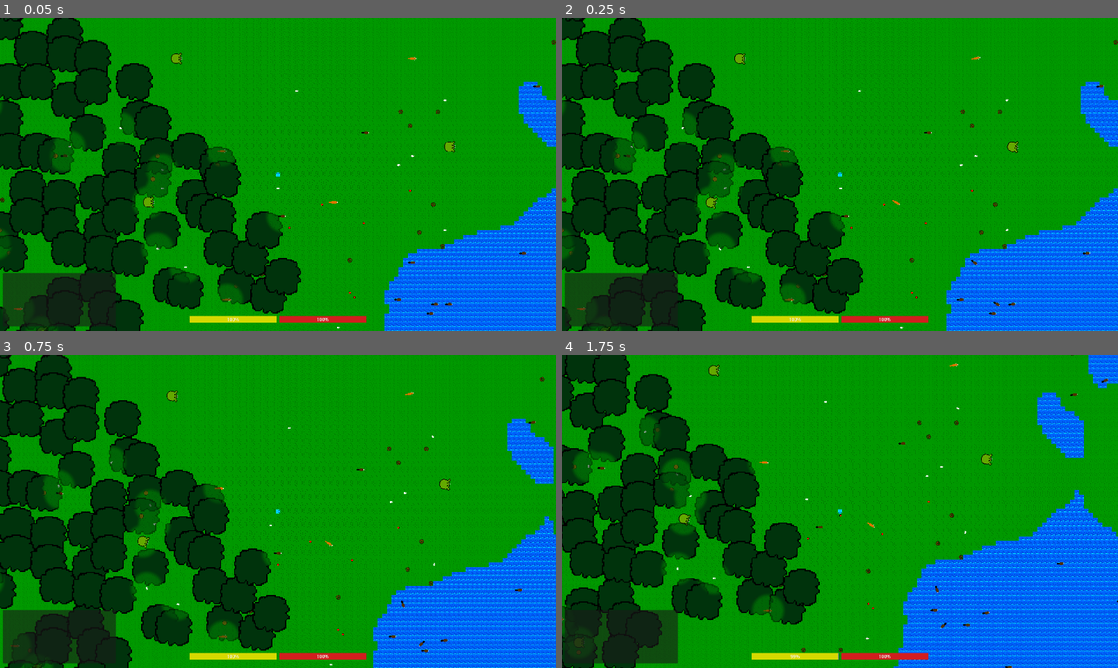
Above: before the commit, frames 1-4 (two rows, left to right).
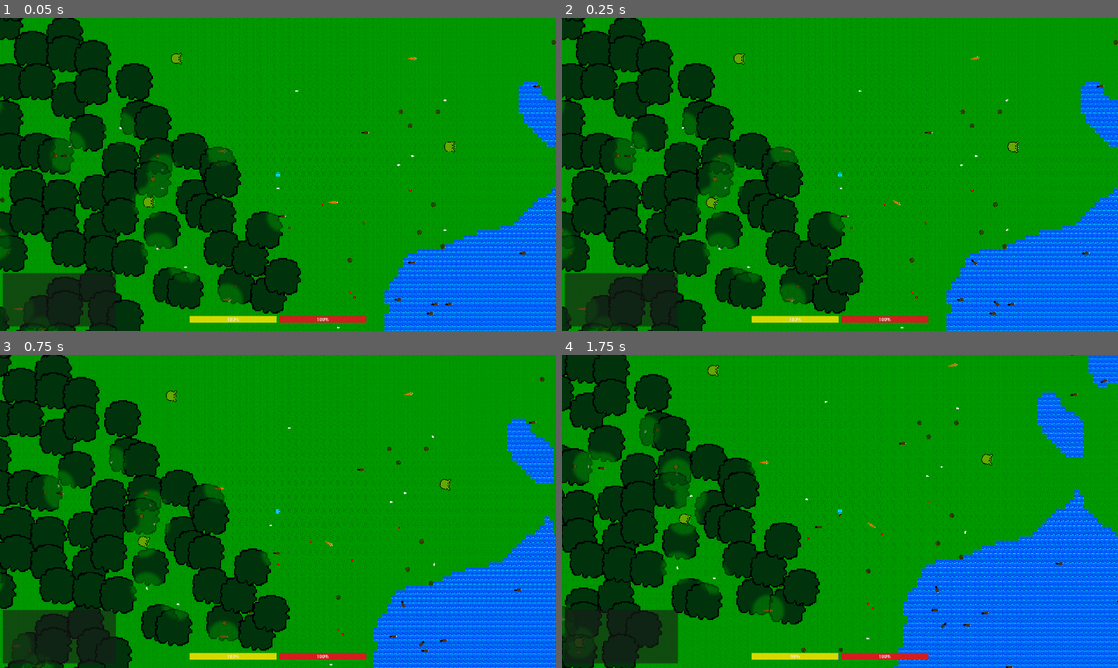
Above: after the commit, the same moments.

Repository: Kyhel/lost-in-pixels
Game: Godot game, scene res://scenes/game.tscn
Two runs of this game, one before a commit and one after it. Both use one fixed random seed, a clock stepped at 60 frames per second and the inputs below.
Inputs:
- Up to frame 1 (0.05 s): no input
- Up to frame 2 (0.25 s): no input
- Up to frame 3 (0.75 s): hold Right (ui_right) from 0.53 s (still down); tap E (interact) at 0.6 s
- Up to frame 4 (1.75 s): release Right (ui_right) at 1.28 s; hold Down (ui_down) from 1.28 s (still down); tap F (attack) at 1.35 s; tap E (interact) at 1.55 s

Frame 1 is identical in both runs. In frame 2, 0.2% of the frame differs, in the area x 2-98%, y 11-100%; in frame 3, 0.1%; in frame 4, 0.2%.

Commit message:
Improve spawning / Optimizations

Diff:
--- a/data/abilities/effects/grow_flower_effect.gd
+++ b/data/abilities/effects/grow_flower_effect.gd
@@ -9,7 +9,7 @@
 	var forward := Vector2.from_angle(player.sprite.rotation - TAU / 4.0)
 	var distance := Player.PICKUP_RADIUS + ChunkManager.TILE_SIZE
 	var spawn_pos := player.global_position + forward * distance
-	if ObjectsManager.is_small_item_spawn_blocked(spawn_pos):
+	if ObjectsManager.is_small_item_spawn_blocked(spawn_pos, _flower_data):
 		return false
 	var chunk := ChunkManager.get_chunk_from_position(spawn_pos)
 	ObjectsManager.spawn_item_in_chunk(chunk, _flower_data, spawn_pos, 1)
--- a/data/items/berry.tres
+++ b/data/items/berry.tres
@@ -10,4 +10,5 @@
 texture = ExtResource("2_tex")
 can_pickup = true
 player_food_value = 10
+hitbox_radius = 1.0
 metadata/_custom_type_script = "uid://b12224xo0dkcj"
--- a/data/items/item_data.gd
+++ b/data/items/item_data.gd
@@ -14,6 +14,9 @@
 @export var can_pickup: bool = false
 @export var player_food_value: int = 0
 
+## World pickup radius (pixels); drives [WorldItem] sprite and collision scale (base circle radius 1 in scene).
+@export var hitbox_radius: float = 4.0
+
 @export var spawn_definition: SpawnDefinition
 
 # Optional effect scripts for modular behavior.
--- a/data/objects/world_item.gd
+++ b/data/objects/world_item.gd
@@ -9,9 +9,20 @@
 signal destroyed(reason)
 
 func _ready() -> void:
-	if item_data and item_data.texture:
+	if item_data == null:
+		return
+	if item_data.texture:
 		var sprite := $Sprite2D
 		sprite.texture = item_data.texture
+		var tex_size: Vector2 = sprite.texture.get_size()
+		var target_dim: float = item_data.hitbox_radius * 2.0
+		sprite.scale = Vector2.ONE * (target_dim / maxf(tex_size.x, tex_size.y))
+	var cs: CollisionShape2D = $CollisionShape2D
+	var base_shape: Shape2D = cs.shape
+	if base_shape is CircleShape2D:
+		var base_r: float = (base_shape as CircleShape2D).radius
+		if base_r > 0.0:
+			cs.scale = Vector2.ONE * (item_data.hitbox_radius / base_r)
 
 func can_be_picked_up(_by: Node) -> bool:
 	return true
--- a/data/objects/world_item.tscn
+++ b/data/objects/world_item.tscn
@@ -3,6 +3,7 @@
 [ext_resource type="Script" uid="uid://c832tocieksip" path="res://data/objects/world_item.gd" id="1"]
 
 [sub_resource type="CircleShape2D" id="CircleShape2D_3s8yu"]
+radius = 1.0
 
 [node name="WorldItem" type="Area2D" unique_id=818993668]
 script = ExtResource("1")
--- a/managers/objects_manager.gd
+++ b/managers/objects_manager.gd
@@ -9,11 +9,8 @@
 ## World tile anchors for trees and berry bushes only (not small world items).
 var _environment_tile_occupied: Dictionary = {}
 
-const SMALL_ITEM_RADIUS := 4.0
+const FALLBACK_WORLD_ITEM_RADIUS := 4.0
 const PLACEMENT_MARGIN := 4.0
-const ENV_TILE_CENTER := Vector2(8, 8)
-const TREE_PROP_RADIUS := 10.0
-const BUSH_PROP_RADIUS := 10.0
 const OVERLAP_SEARCH_RADIUS := 64.0
 
 const CHUNK_UPDATE_INTERVAL: float = 10.0
@@ -136,24 +133,44 @@
 
 func is_small_item_spawn_blocked(
 	world_pos: Vector2,
-	self_radius: float = SMALL_ITEM_RADIUS,
+	self_item_data: ItemData,
 	margin: float = PLACEMENT_MARGIN,
 ) -> bool:
+	var self_radius: float = FALLBACK_WORLD_ITEM_RADIUS
+	if self_item_data != null:
+		self_radius = self_item_data.hitbox_radius
 	for item in get_nearby_items(world_pos, OVERLAP_SEARCH_RADIUS):
-		var r: float = Node2DUtils.get_collision_radius(item)
-		if r <= 0.0:
-			r = SMALL_ITEM_RADIUS
+		var r: float = FALLBACK_WORLD_ITEM_RADIUS
+		if item.item_data != null:
+			r = item.item_data.hitbox_radius
+		else:
+			r = Node2DUtils.get_collision_radius(item)
+			if r <= 0.0:
+				r = FALLBACK_WORLD_ITEM_RADIUS
 		if world_pos.distance_to(item.global_position) < self_radius + r + margin:
 			return true
 	for tree in get_nearby_trees(world_pos, OVERLAP_SEARCH_RADIUS):
-		var center: Vector2 = tree.global_position + ENV_TILE_CENTER
-		if world_pos.distance_to(center) < self_radius + TREE_PROP_RADIUS + margin:
+		if _vegetation_blocks_point(world_pos, self_radius, margin, tree as Node2D):
 			return true
 	for bush in get_nearby_bushes(world_pos, OVERLAP_SEARCH_RADIUS):
-		var center: Vector2 = bush.global_position + ENV_TILE_CENTER
-		if world_pos.distance_to(center) < self_radius + BUSH_PROP_RADIUS + margin:
+		if _vegetation_blocks_point(world_pos, self_radius, margin, bush):
 			return true
 	return false
+
+
+func _vegetation_blocks_point(world_pos: Vector2, self_radius: float, margin: float, node: Vegetation) -> bool:
+	var r: Variant = node.get("hitbox_radius")
+	var c: Variant = node.get("hitbox_center_world")
+	if r == null or c == null:
+		return false
+	if not (r is float or r is int):
+		return false
+	if not c is Vector2:
+		return false
+	var rf: float = float(r)
+	if rf <= 0.0:
+		return false
+	return world_pos.distance_to(c as Vector2) < self_radius + rf + margin
 
 
 func on_chunk_unloaded(chunk: Vector2i) -> void:
@@ -207,8 +224,8 @@
 
 	return results
 
-func get_nearby_trees(origin: Vector2, radius: float) -> Array:
-	var results: Array = []
+func get_nearby_trees(origin: Vector2, radius: float) -> Array[Vegetation]:
+	var results: Array[Vegetation] = []
 	var radius_sq := radius * radius
 
 	var origin_chunk: Vector2i = ChunkManager.get_chunk_from_position(origin)
@@ -228,13 +245,13 @@
 				var dist_sq: float = dx * dx + dy * dy
 
 				if dist_sq <= radius_sq:
-					results.append(tree)
+					results.append(tree as Vegetation)
 
 	return results
 
 
-func get_nearby_bushes(origin: Vector2, radius: float) -> Array[Node2D]:
-	var results: Array[Node2D] = []
+func get_nearby_bushes(origin: Vector2, radius: float) -> Array[Vegetation]:
+	var results: Array[Vegetation] = []
 	var radius_sq := radius * radius
 
 	var origin_chunk: Vector2i = ChunkManager.get_chunk_from_position(origin)
@@ -254,6 +271,6 @@
 				var dist_sq: float = dx * dx + dy * dy
 
 				if dist_sq <= radius_sq:
-					results.append(bush)
+					results.append(bush as Vegetation)
 
 	return results
--- a/project.godot
+++ b/project.godot
@@ -74,11 +74,6 @@
 "events": [Object(InputEventKey,"resource_local_to_scene":false,"resource_name":"","device":-1,"window_id":0,"alt_press …(192 unchanged characters)…
 ]
 }
-interact={
-"deadzone": 0.2,
-"events": [Object(InputEventKey,"resource_local_to_scene":false,"resource_name":"","device":-1,"window_id":0,"alt_pressed":false,"shift_pressed":false,"ctrl_pressed":false,"meta_pressed":false,"pressed":false,"keycode":0,"physical_keycode":69,"key_label":0,"unicode":101,"location":0,"echo":false,"script":null)
-]
-}
 spawn_carrot={
 "deadzone": 0.2,
 "events": [Object(InputEventKey,"resource_local_to_scene":false,"resource_name":"","device":-1,"window_id":0,"alt_press …(191 unchanged characters)…
@@ -139,6 +134,11 @@
 "events": [Object(InputEventKey,"resource_local_to_scene":false,"resource_name":"","device":-1,"window_id":0,"alt_press …(195 unchanged characters)…
 ]
 }
+interact={
+"deadzone": 0.2,
+"events": [Object(InputEventKey,"resource_local_to_scene":false,"resource_name":"","device":-1,"window_id":0,"alt_pressed":false,"shift_pressed":false,"ctrl_pressed":false,"meta_pressed":false,"pressed":false,"keycode":0,"physical_keycode":69,"key_label":0,"unicode":101,"location":0,"echo":false,"script":null)
+]
+}
 
 [layer_names]
 
@@ -151,6 +151,7 @@
 2d_physics/layer_5="Big creatures"
 2d_physics/layer_6="Environment"
 2d_physics/layer_7="Flying creatures"
+2d_physics/layer_8="Objects"
 
 [physics]
 
--- a/systems/spawn_system.gd
+++ b/systems/spawn_system.gd
@@ -74,7 +74,7 @@
 
 				if can_spawn:
 					var centered := world_pos + Vector2.ONE * ChunkManager.TILE_SIZE / 2.0
-					if _is_small_spawnable_item(item) and ObjectsManager.is_small_item_spawn_blocked(centered):
+					if _is_small_spawnable_item(item) and ObjectsManager.is_small_item_spawn_blocked(centered, item):
 						continue
 					ObjectsManager.spawn_item_in_chunk(chunk.coords, item, centered)
 
--- a/world/nature/berry_bush.gd
+++ b/world/nature/berry_bush.gd
@@ -1,10 +1,10 @@
 class_name BerryBush
-extends Node2D
+extends Vegetation
 
 const SLOT_COUNT := 5
 const BUSH_SEED_SALT := 0x70415252
 
-@export var regrow_chance: float = 0.05
+@export var regrow_chance: float = 0.1
 
 var chunk_coords: Vector2i = Vector2i.ZERO
 var world_tile: Vector2i = Vector2i.ZERO
@@ -14,10 +14,11 @@
 var _slot_refs: Array = []
 
 var _regrow_elapsed: float = 0.0
-const REGROW_INTERVAL := 1.0
+const REGROW_INTERVAL := 5.0
 
 
 func _ready() -> void:
+	super._ready()
 	_regrow_elapsed = -CreatureUtils.get_stagger_phase_offset(self, REGROW_INTERVAL)
 	_berry_data = ItemDatabase.get_item(&"berry")
 	if _berry_data == null:
--- a/world/nature/tree_1.tscn
+++ b/world/nature/tree_1.tscn
@@ -1,6 +1,7 @@
 [gd_scene format=3 uid="uid://bvppki1eganqm"]
 
 [ext_resource type="Texture2D" uid="uid://cu270wwko7jdg" path="res://assets/nature/tree_trunk_1.png" id="1_60lgh"]
+[ext_resource type="Script" uid="uid://ca5ph3myugs7g" path="res://world/nature/vegetation.gd" id="1_veg"]
 [ext_resource type="Shader" uid="uid://dlue02v0rg8pc" path="res://world/nature/tree_1.gdshader" id="2_4elwb"]
 [ext_resource type="Texture2D" uid="uid://mg1udp0cxmj" path="res://assets/nature/tree_foliage_1.png" id="2_dfk1a"]
 
@@ -12,6 +13,7 @@
 radius = 8.0
 
 [node name="Tree1" type="Node2D" unique_id=1438693898]
+script = ExtResource("1_veg")
 
 [node name="Trunk" type="Sprite2D" parent="." unique_id=762256068]
 texture = ExtResource("1_60lgh")
--- /dev/null
+++ b/world/nature/vegetation.gd
@@ -0,0 +1,43 @@
+class_name Vegetation
+extends Node2D
+
+## World-space radius of the primary [CollisionShape2D] under the first [StaticBody2D] (circle, after scale).
+var hitbox_radius: float = 0.0
+## World-space center of that collision shape (for overlap tests).
+var hitbox_center_world: Vector2 = Vector2.ZERO
+
+
+func _ready() -> void:
+	var body: StaticBody2D = _find_first_static_body(self)
+	if body == null:
+		push_warning("Vegetation: no StaticBody2D found under %s" % str(get_path()))
+		hitbox_center_world = global_position + Vector2(ChunkManager.TILE_SIZE * 0.5, ChunkManager.TILE_SIZE * 0.5)
+		hitbox_radius = 8.0
+		return
+
+	var cs: CollisionShape2D = _find_first_collision_shape_in(body)
+	if cs != null:
+		hitbox_center_world = cs.global_position
+	else:
+		hitbox_center_world = body.global_position
+
+	hitbox_radius = Node2DUtils.get_collision_radius(body)
+	if hitbox_radius <= 0.0:
+		hitbox_radius = 8.0
+
+
+func _find_first_static_body(node: Node) -> StaticBody2D:
+	for child in node.get_children():
+		if child is StaticBody2D:
+			return child as StaticBody2D
+		var nested: StaticBody2D = _find_first_static_body(child)
+		if nested != null:
+			return nested
+	return null
+
+
+func _find_first_collision_shape_in(body: StaticBody2D) -> CollisionShape2D:
+	for child in body.get_children():
+		if child is CollisionShape2D:
+			return child as CollisionShape2D
+	return null
Not shown, added: world/nature/vegetation.gd.uid
